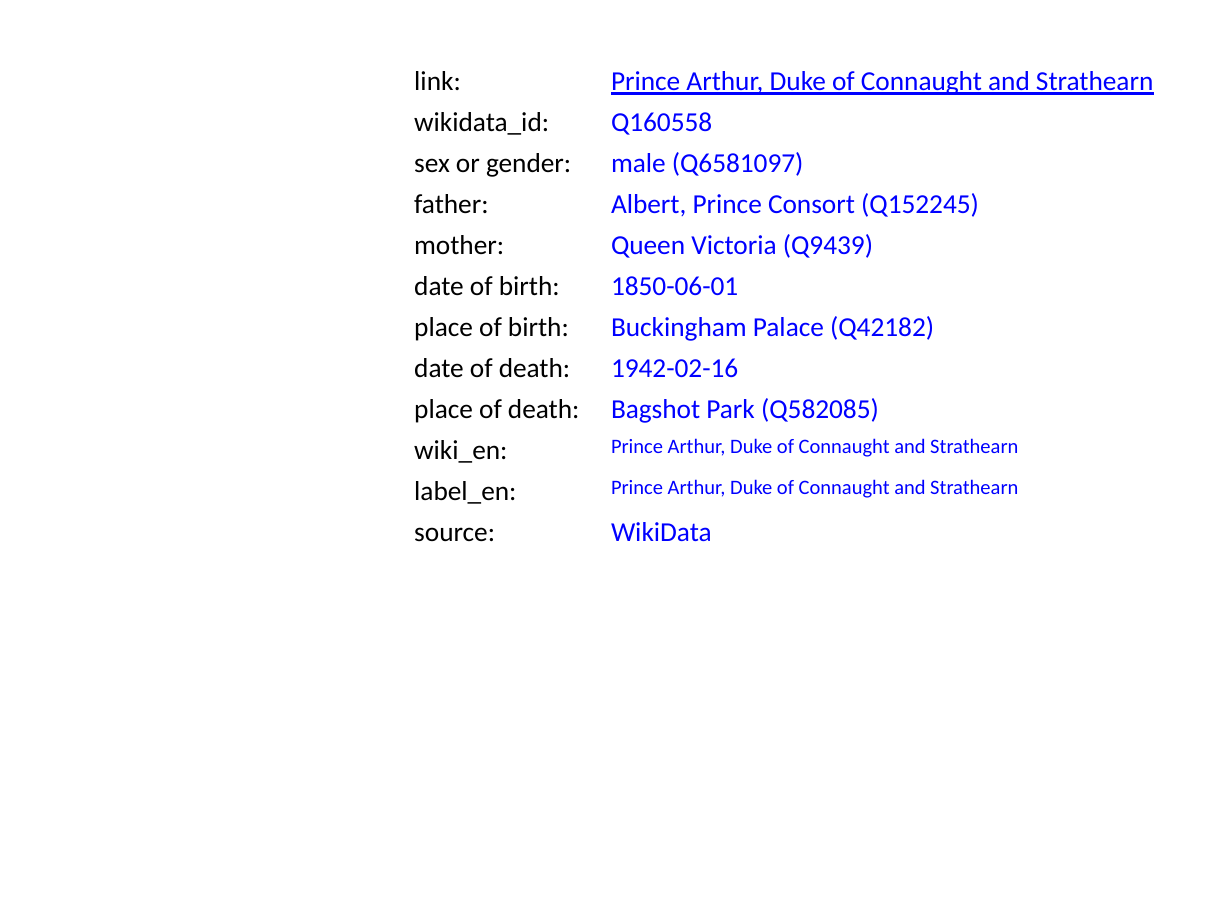
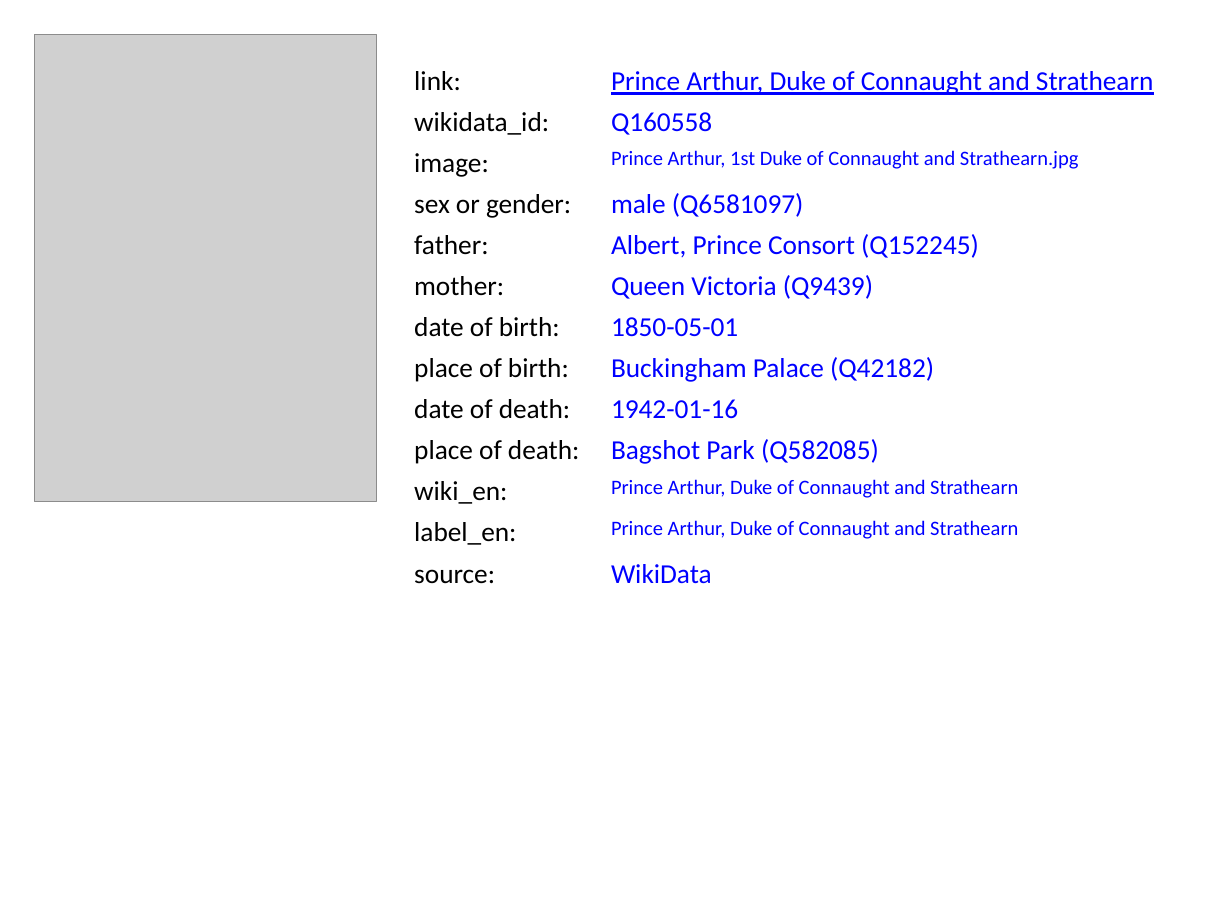
Before and after one commit to BITPlan/com.bitplan.simplegraph, a slide deck: slide 8 of simplegraph-powerpoint/QueenVictoria.pptx. Drawn at 1232x924 pixels with LibreOffice and Linux fonts; fonts in the diff are those of the drawing; grey boxes stand for pictures. Boxes give left, top, right and bottom in pixels: in the first picture for what was removed or moved away, otherwise in the second. Text is boxed around its words. In the diff, an @@ line names an element or a change of style, - is before the commit and + after.

```diff
--- a/simplegraph-powerpoint/QueenVictoria.pptx
+++ b/simplegraph-powerpoint/QueenVictoria.pptx
@@ picture added at (x1=34, y1=34, x2=377, y2=501) @@
@@ text added at (x1=414, y1=153, x2=489, y2=177), 16 pt, text #000000 @@
+image:
@@ text added at (x1=611, y1=150, x2=1079, y2=169), 12 pt, text #0000FF @@
+Prince Arthur, 1st Duke of Connaught and Strathearn.jpg
@@ text at (x1=611, y1=317, x2=738, y2=337): text changed @@
-1850-06-01
+1850-05-01
@@ text at (x1=611, y1=399, x2=738, y2=419): text changed @@
-1942-02-16
+1942-01-16
@@ text "Prince Arthur, Duke of Connaught ..." moved from (x1=611, y1=438, x2=1018, y2=457) to (x1=611, y1=479, x2=1018, y2=498) @@
@@ 16 texts moved together from (x1=414, y1=152, x2=979, y2=542) to (x1=414, y1=193, x2=979, y2=584) @@
```
Also in this commit, not shown: 9 other slides changed, 7 other files.
